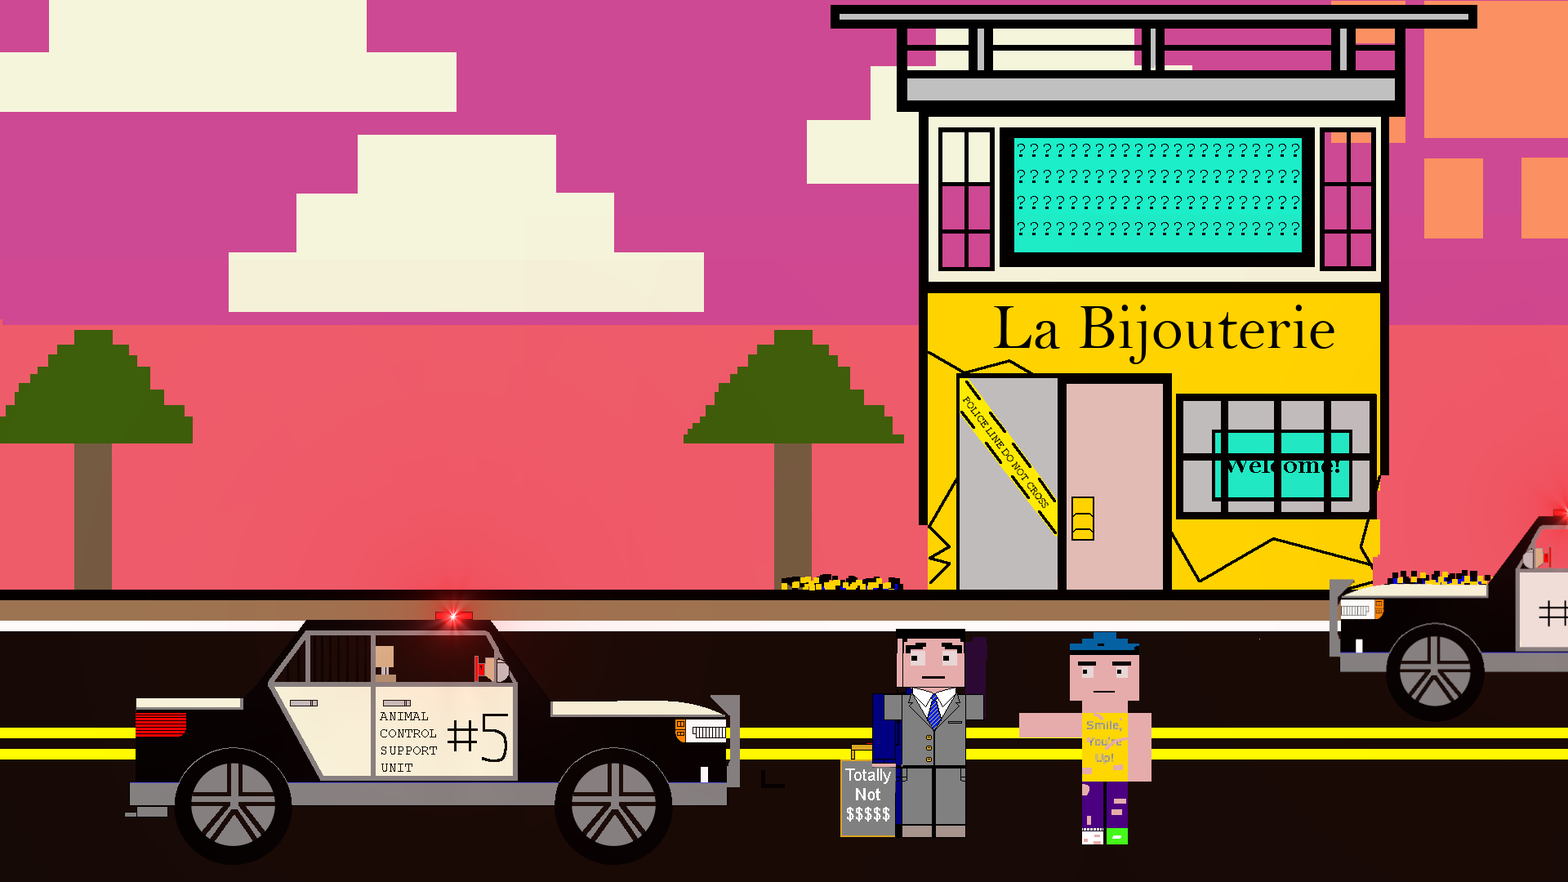
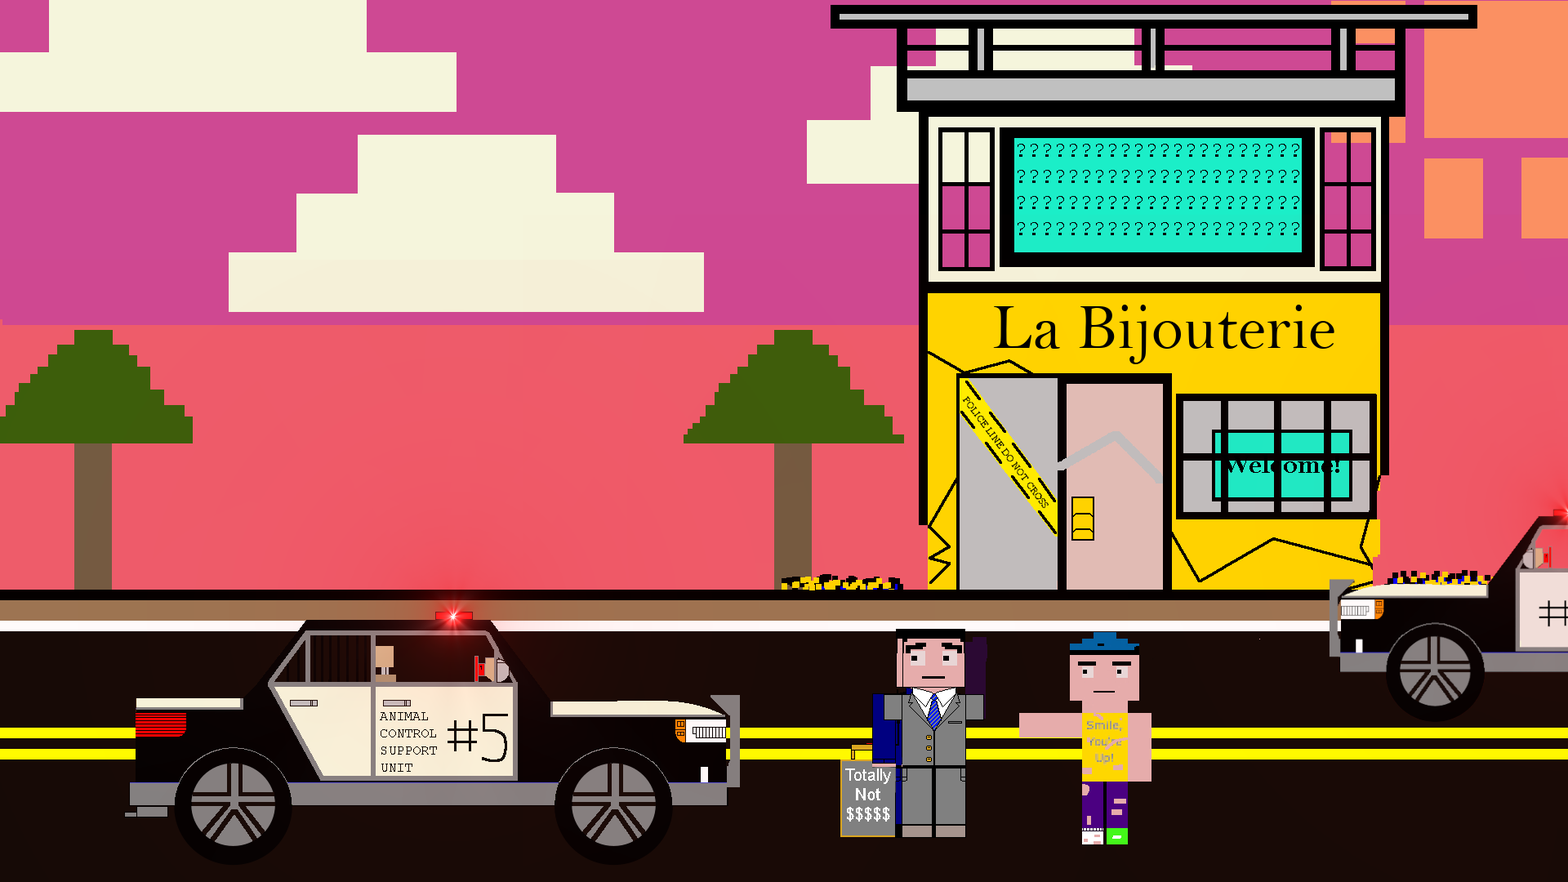
The second w=1568, h=882 image is a revision of the first. Changes to its layers:
added layer "Background copy #8" above "Background copy #7" over [left=761, top=431, right=1163, bottom=789]
hid "Background copy #7" over [left=761, top=431, right=1163, bottom=789]